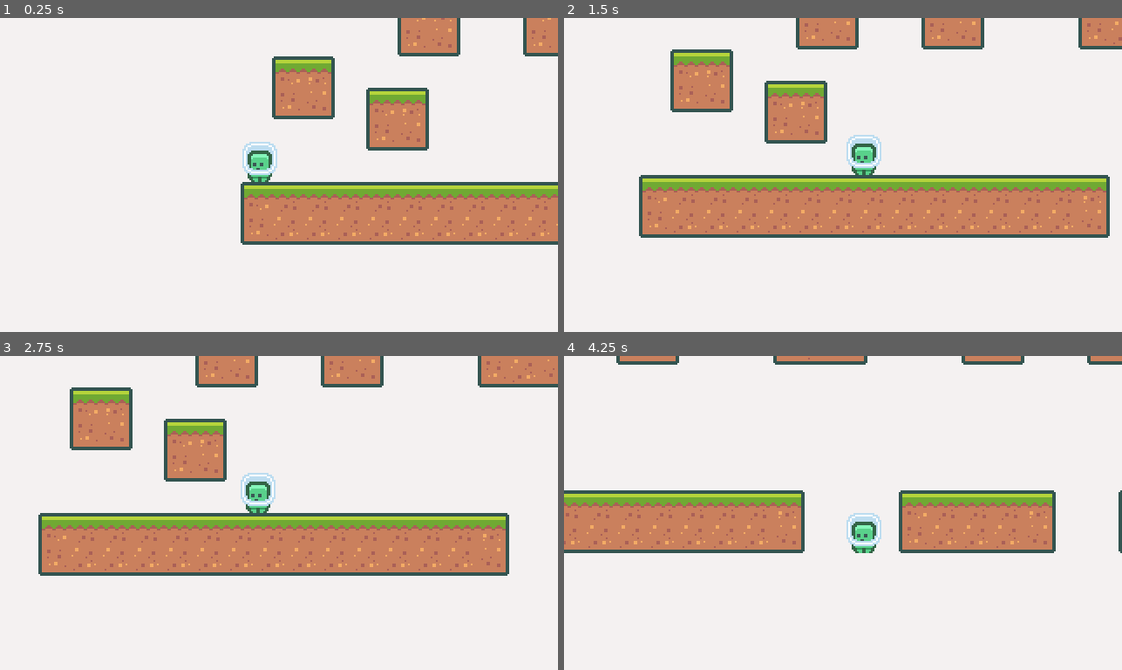
Above: before the commit, frames 1-4 (two rows, left to right).
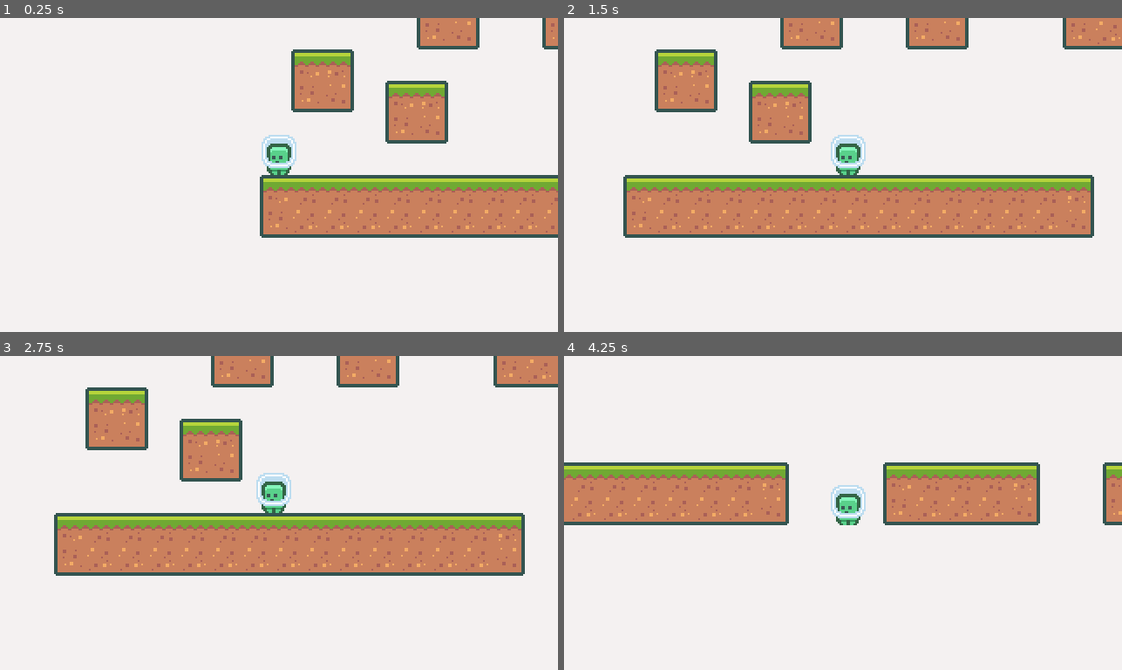
Above: after the commit, the same moments.

Repository: edivancamargo/2DPlatformerUdemy
Game: Godot game, scene res://scenes/Main.tscn
The game is run twice, just before and just after one commit, with the same random seed, the same clock (stepped at 60 frames per second) and the same inputs.
Inputs:
- Up to frame 1 (0.25 s): no input
- Up to frame 2 (1.5 s): hold Right (move_right) from 0.53 s (still down); tap Space (jump) at 0.77 s
- Up to frame 3 (2.75 s): tap Space (jump) at 1.52 s; release Right (move_right) at 2.03 s; hold Left (move_left) from 2.03 s (still down)
- Up to frame 4 (4.25 s): release Left (move_left) at 2.78 s; hold Right (move_right) from 2.78 s (still down); tap Space (jump) at 3.02, 3.77 s

The runs differ from the first frame. In frame 1, 15% of the frame differs, in the area x 43-100%, y 0-73%; in frame 2, 9.6%; in frame 3, 9.6%; in frame 4, 21%, in the area x 0-100%, y 0-63%.

Commit message:
Fix shaking camera

Diff:
--- a/scenes/GameCamera/GameCamera.gd
+++ b/scenes/GameCamera/GameCamera.gd
@@ -11,7 +11,7 @@
 
 func _process(delta) -> void:
 	get_target_position()
-	global_position = lerp(targetPosition, global_position, pow(2, -15 * delta))
+	global_position = lerp(targetPosition, global_position, pow(2, -50 * delta))
 
 func get_target_position() -> Vector2:
 	if players.size() > 0:
